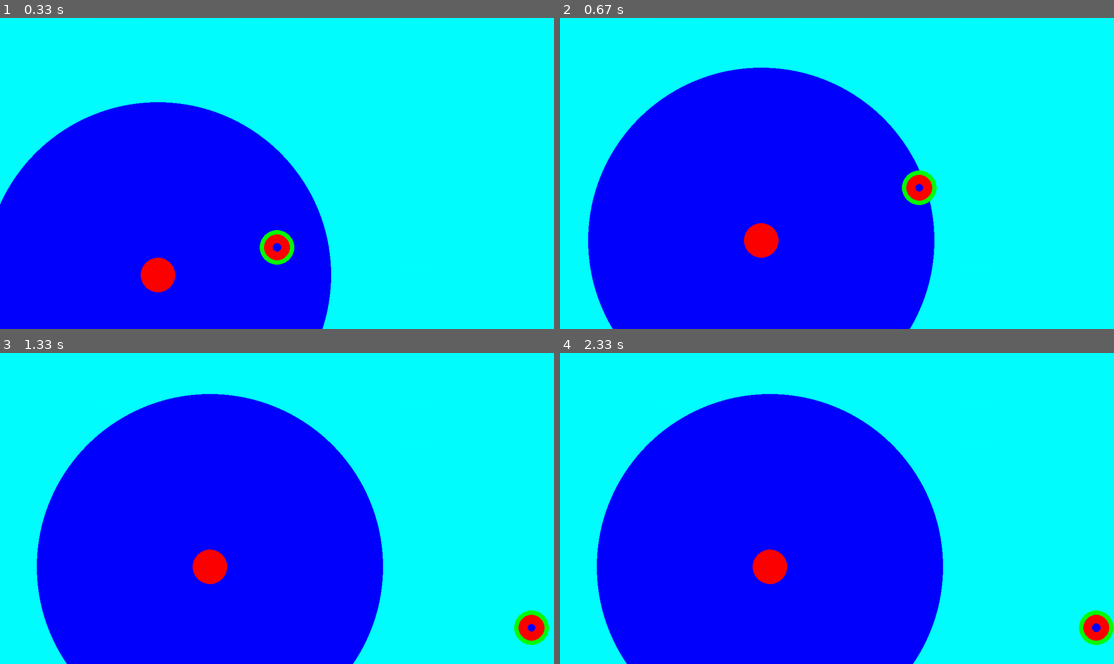
Above: before the commit, frames 1-4 (two rows, left to right).
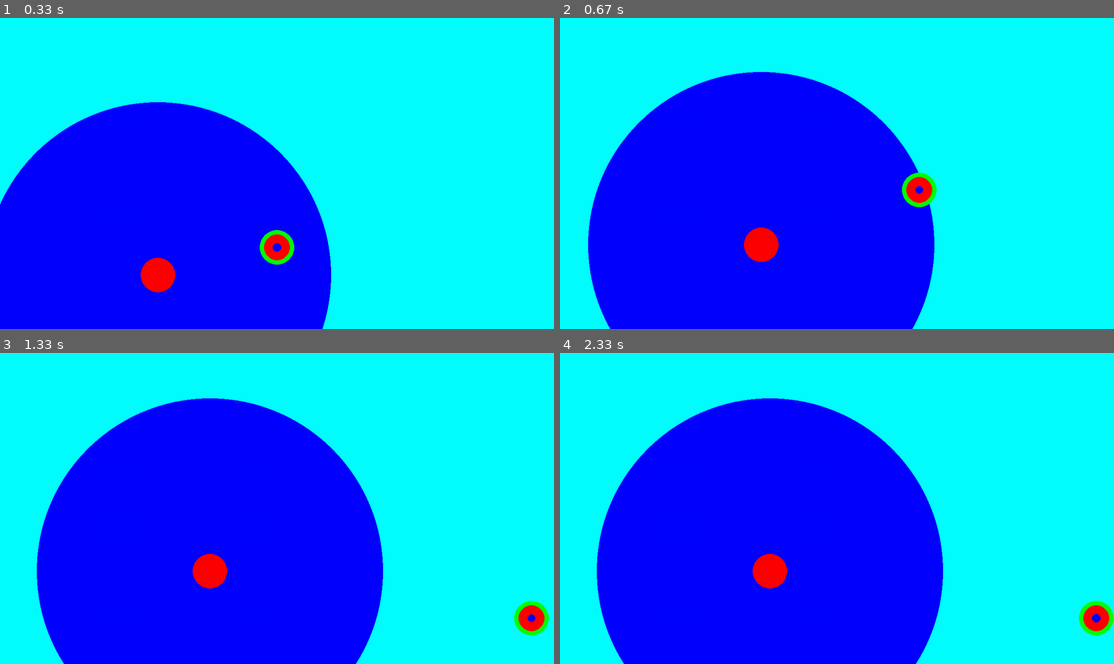
Above: after the commit, the same moments.

Repository: TheTechBeetle/my-pygame
Game: pygame game, started from script.py
The game is run twice, just before and just after one commit, with the same random seed, the same clock (stepped at 60 frames per second) and the same inputs.
Inputs:
- Up to frame 1 (0.33 s): no input
- Up to frame 2 (0.67 s): hold Space from 0.33 s (still down); hold D from 0.33 s (still down)
- Up to frame 3 (1.33 s): release Space at 0.8 s; release D at 0.8 s; hold D 0.83-1.3 s
- Up to frame 4 (2.33 s): hold D 1.33-1.8 s; hold A from 1.83 s (still down)

Frame 1 is identical in both runs. In frame 2, 1.6% of the frame differs, in the area x 5-68%, y 15-100%; in frame 3, 2.1%; in frame 4, 2.1%, in the area x 6-100%, y 13-100%.

Commit message:
updating with readme, removing idea files

Diff:
--- a/script.py
+++ b/script.py
@@ -14,6 +14,7 @@
 playerspeed = 600
 friction = 0.8
 enimspeed = 5
+ground = False
 
 player_pos = pygame.Vector2(screen.get_width() / 2, screen.get_height() / 2)
 enim_pos = pygame.Vector2(screen.get_width() / 4, screen.get_height() -80)
@@ -28,11 +29,17 @@
     # fill the screen with a color to wipe away anything from last frame
     screen.fill("cyan")
 
+    #pygame.draw.circle(screen, "green", plat_pos, 100)
     pygame.draw.circle(screen, "blue", enim_pos, 400)
     pygame.draw.circle(screen, "green", player_pos, 40)
     pygame.draw.circle(screen, "red", player_pos, 30)
     pygame.draw.circle(screen, "blue", player_pos, randint(9,11))
     pygame.draw.circle(screen, "red", enim_pos, 40)
+
+    #diff = player_pos - plat_pos
+
+    ground = player_pos.y > 600
+    #ground = player_pos.y > 600 or diff.magnitude() < 140
 
     diff = player_pos - enim_pos
     if diff.magnitude() < 400:
@@ -46,20 +53,18 @@
             enim_pos.y -= enimspeed
 
     keys = pygame.key.get_pressed()
-    if keys[pygame.K_SPACE] and player_pos.y > 600:
+    if keys[pygame.K_SPACE] and ground:
         speedy = -20
         player_pos.y += speedy
-    if keys[pygame.K_a] and (player_pos.y > 600 or air):
+    if keys[pygame.K_a] and (ground or air):
         speedx = -playerspeed * dt
-    if keys[pygame.K_d] and (player_pos.y > 600 or air):
+    if keys[pygame.K_d] and (ground or air):
        speedx = playerspeed * dt
-    if player_pos.y < 620:
+    if not ground:
         player_pos.y += speedy
         speedy += 1
-    else:
-        speedy = -1
     player_pos.x += speedx
-    if player_pos.y > 600:
+    if ground:
         speedx = speedx * friction
     if keys[pygame.K_r] or diff.magnitude() < 70 :
         player_pos = pygame.Vector2(screen.get_width() / 2, screen.get_height() / 2)
Not shown, added: README.md
Not shown, changed: .gitignore
